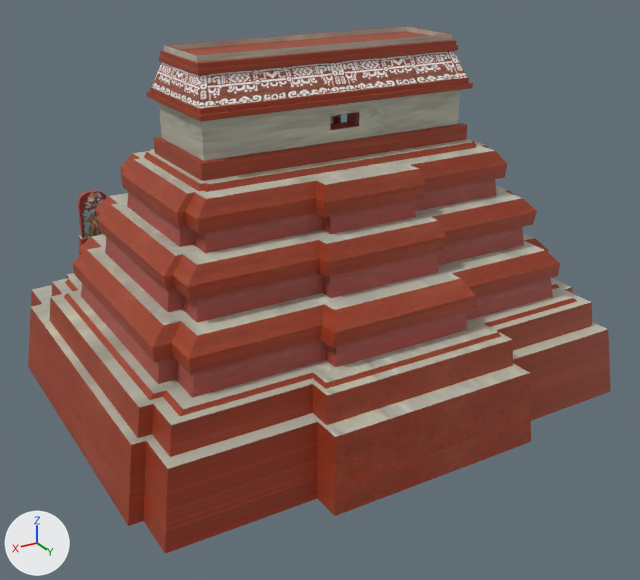
What one commit did to the COLLADA model art/meshes/structural/mayas/pyramid_01.dae.
One viewpoint serves both versions: a 50 mm lens placed at (28.5, 49.4, 23.8), pointed at (0.2, 2.3, 0.2). Arrows for +X, +Y and +Z are at lower left; the lights stay in place. The older version comes first. Where no turn or scale is listed for an object, it has been applied to the vertices. Vertices at exactly the same position are counted once.

The first picture shows 'pyramid_01'.
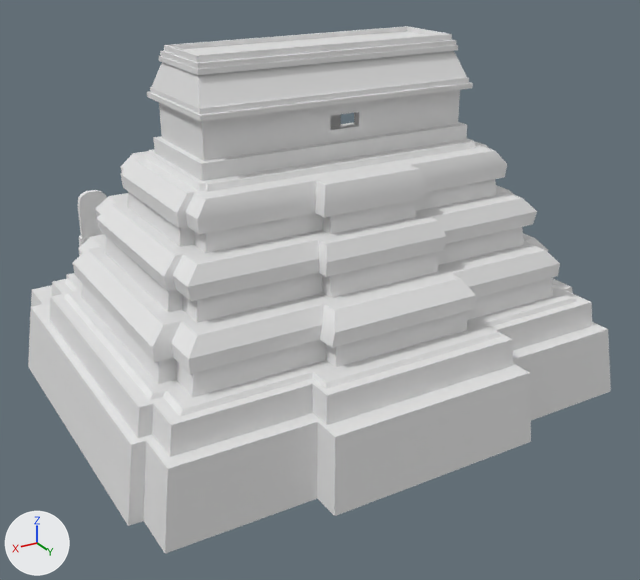
The newer file is also turned or shifted as a whole; pictures and numbers use the older file's frame.

What differs and where, as boxes (x1, y1, x2, y2) in the pictures (640 x 580 px):
```json
{"part": 1, "of": "me_cubo_001", "change": "reshaped", "before": [79, 27, 529, 437], "after": [79, 27, 529, 437]}
{"part": 2, "of": "me_cubo_001", "change": "recoloured", "before": [28, 26, 611, 554], "after": [28, 26, 611, 554], "on screen": "red to white"}
```

Edits to the scene script, one JSON object a line:
```json
{"block": "me_cubo_001", "where": "# used by ob_pyramid_01; location = (0.0, 0.0, 0.0)"}
{"op": "remove", "block": "me_cubo_001", "code": "me_cubo_001.from_pydata(...)  # 2092 vertices, 3517 faces; spans x -17.2..17.3, y -15.4..15.6, z -6.9..16.4"}
{"op": "add", "block": "me_cubo_001", "code": "me_cubo_001.from_pydata(...)  # 2123 vertices, 3640 faces; spans x -17.2..17.3, y -15.4..15.6, z -6.9..16.4"}
{"block": "me_cubo_001", "change": "me_cubo_001 part 1"}
{"block": "me_cubo_001", "change": "37 vertices are removed from x -8.9..8.9, y -1.4..4.4, z 9.7..13.3"}
{"block": "me_cubo_001", "change": "176 faces are deleted"}
{"block": "me_cubo_001", "change": "47 vertices are added at x -9.3..9.3, y -2.2..4.7, z 9.7..13.3"}
{"block": "me_cubo_001", "change": "8 new vertices lie (0.0, 0.0, 2.6) away from vertices in x -8.9..9.0, y -1.8..4.3, z 10.7"}
{"block": "me_cubo_001", "change": "7 new vertices lie (0.0, 0.0, 0.8) away from vertices in x -9.3..9.3, y -2.2..4.7, z 9.8..12.4"}
{"block": "me_cubo_001", "change": "6 new vertices lie (0.0, 0.0, 1.1) away from vertices in x -1.4..5.6, y -0.8..4.3, z 9.7..11.4"}
{"block": "me_cubo_001", "change": "299 new faces join them"}
{"block": "me_cubo_001", "change": "me_cubo_001 part 2: 3341 faces spanning x -17.2..17.3, y -15.4..15.6, z -6.9..16.4 switch from mat_a_novas_texturas_mayas__welton__001 (picture img_maya_protoclassic_struct_png) to no material"}
```
